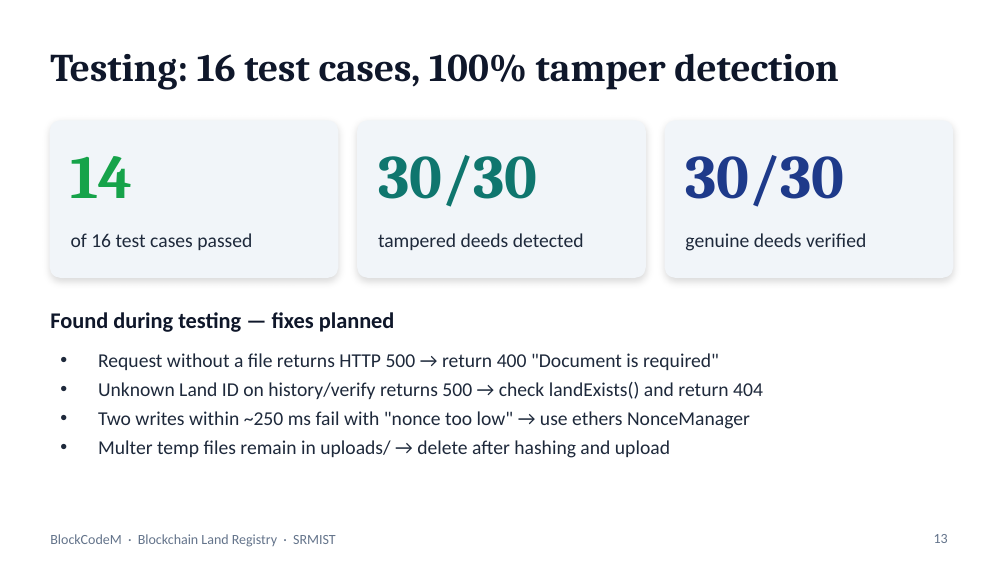
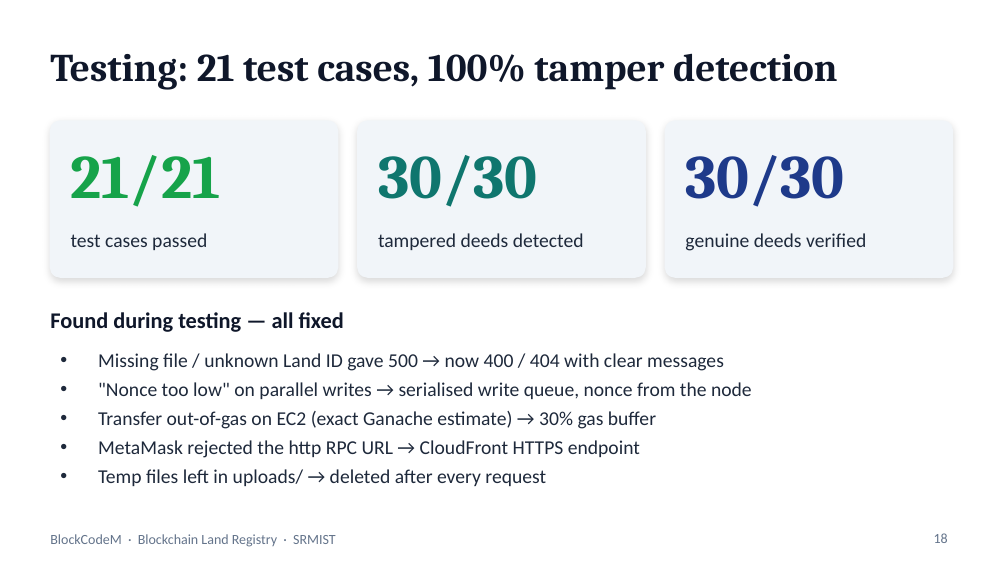
Before and after one commit to Adi-2602/blockchain-land-registry, a slide deck: slide 18 of docs/BlockCodeM_Land_Registry_Final_PPT.pptx (slide 13 before the commit). Drawn at 1008x567 pixels with LibreOffice and Linux fonts; fonts in the diff are those of the drawing. Boxes give left, top, right and bottom in pixels: in the first picture for what was removed or moved away, otherwise in the second. Text is boxed around its words. In the diff, an @@ line names an element or a change of style, - is before the commit and + after.

Commit message:
Update README, report and PPT with AWS + MetaMask integration

```diff
--- a/docs/BlockCodeM_Land_Registry_Final_PPT.pptx
+++ b/docs/BlockCodeM_Land_Registry_Final_PPT.pptx
@@ title at (x1=50, y1=53, x2=838, y2=90): text changed @@
-Testing: 16 test cases, 100% tamper detection
+Testing: 21 test cases, 100% tamper detection
@@ text at (x1=71, y1=155, x2=221, y2=207): text changed @@
-14
+21/21
@@ text at (x1=71, y1=233, x2=207, y2=250): text changed @@
-of 16 test cases passed
+test cases passed
@@ text at (x1=50, y1=312, x2=344, y2=332): text changed @@
-Found during testing — fixes planned
+Found during testing — all fixed
@@ text at (x1=98, y1=353, x2=752, y2=486): text changed @@
-• Request without a file returns HTTP 500 → return 400 "Document is required"
-• Unknown Land ID on history/verify returns 500 → check landExists() and return 404
-• Two writes within ~250 ms fail with "nonce too low" → use ethers NonceManager
-• Multer temp files remain in uploads/ → delete after hashing and upload
+• Missing file / unknown Land ID gave 500 → now 400 / 404 with clear messages
+• "Nonce too low" on parallel writes → serialised write queue, nonce from the node
+• Transfer out-of-gas on EC2 (exact Ganache estimate) → 30% gas buffer
+• MetaMask rejected the http RPC URL → CloudFront HTTPS endpoint
+• Temp files left in uploads/ → deleted after every request
@@ page number at (x1=934, y1=533, x2=948, y2=543): text changed @@
-13
+18
```
Also in this commit, not shown: 7 other slides changed, 5 slides added, 1 slide removed, 5 other files.
